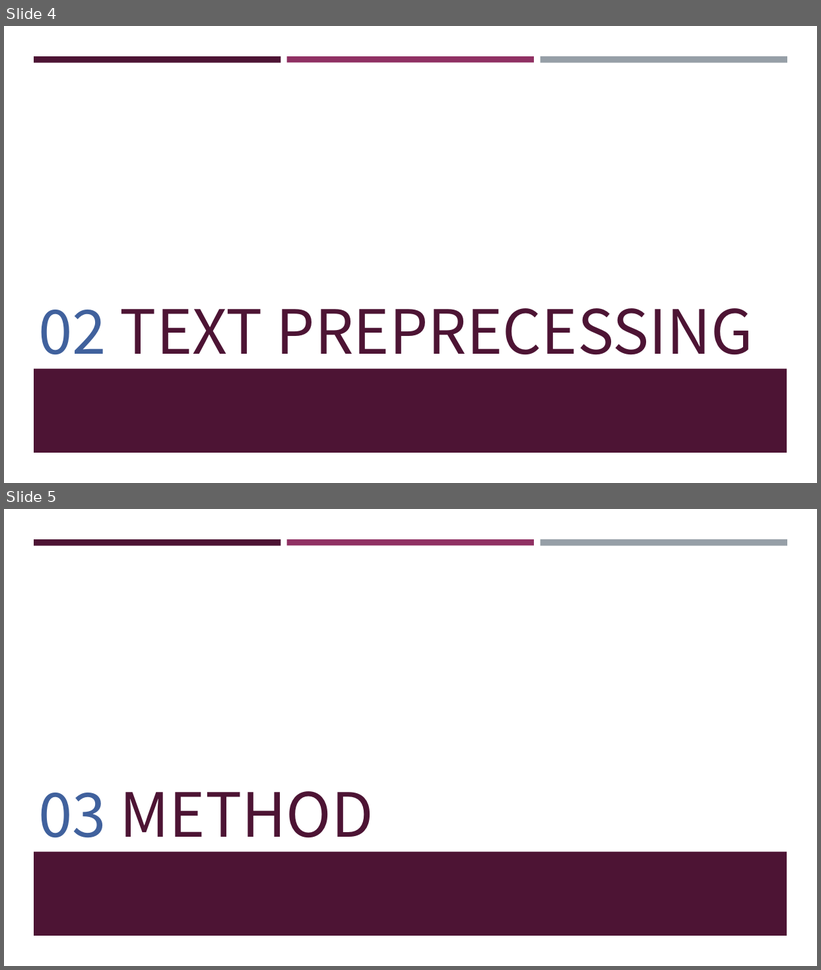
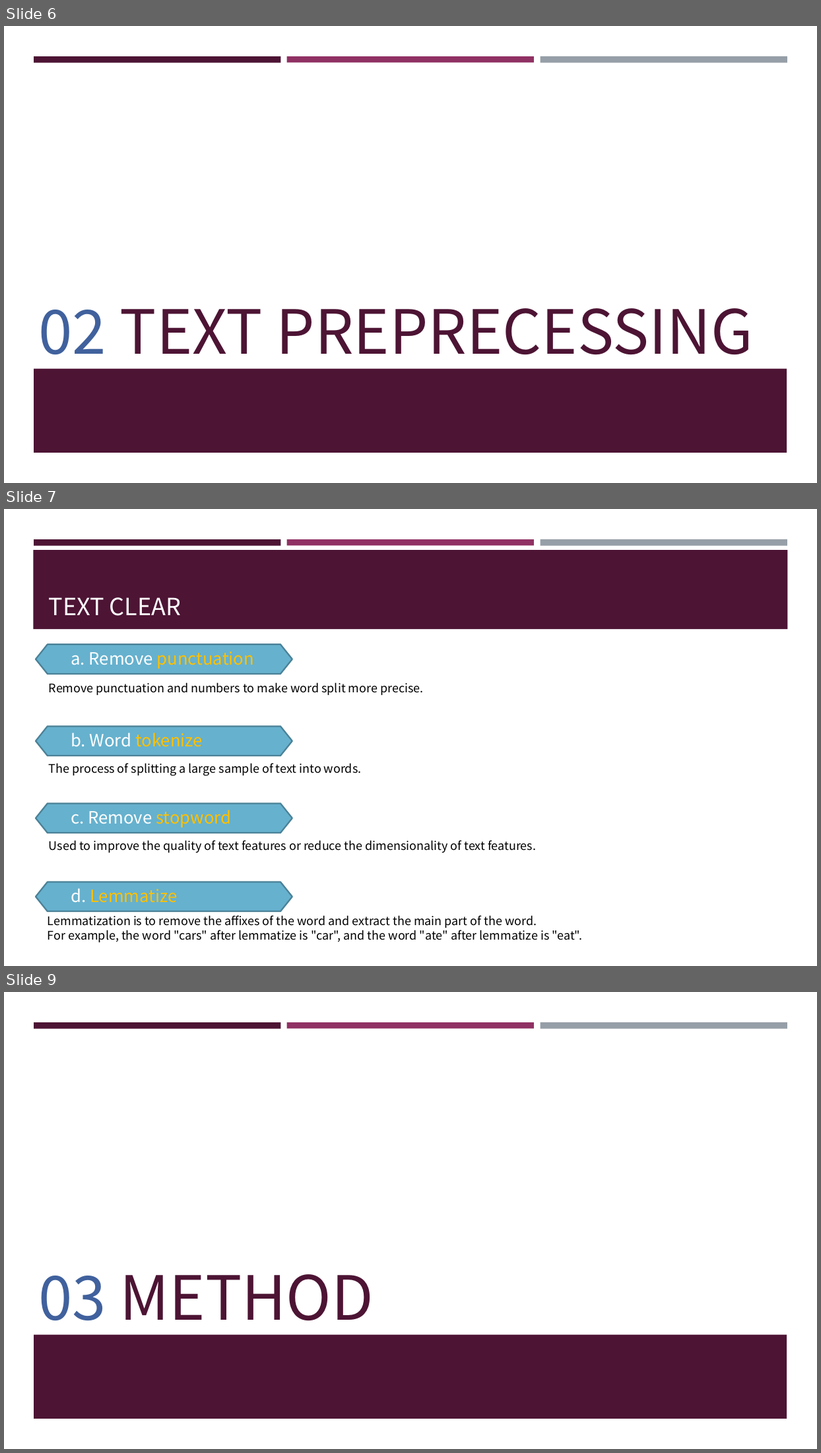
Before and after one commit to frankye1000/NYCU-DigitalMedicine, a slide deck: Case Presentation 1 Data/ppt/case1.pptx. Shown one above the other, each under a label of ours: slides 4 and 5 before the commit, slides 6, 7 and 9 after it; the slides between them are not shown. The pictures are 821x970 and 821x1453 pixels, drawn with LibreOffice and Linux fonts; fonts in the diff are those of the drawing. Boxes give left, top, right and bottom in pixels: in the first picture for what was removed or moved away, otherwise in the second. Text is boxed around its words. In the diff, an @@ line names an element or a change of style, - is before the commit and + after.

```diff
--- a/Case Presentation 1 Data/ppt/case1.pptx
+++ b/Case Presentation 1 Data/ppt/case1.pptx
@@ slide 7 added at [4,509,817,966], background #FFFFFF; not listed: 3 template elements that a slide beside it also shows @@
@@ rectangle added at [33,550,788,629], fill #4D1434 @@
@@ title added at [49,597,181,616], 28 pt, text #FFFEFF @@
+TEXT CLEAR
@@ hexagon added at [36,644,292,674], fill #66B1CE, outline #4B8398 1.75 pt @@
@@ text added at [71,652,254,669], 20 pt, text #FFC000 @@
+a. Remove punctuation
@@ text added at [49,683,423,695], 14 pt, text #000000 @@
+Remove punctuation and numbers to make word split more precise.
@@ hexagon added at [36,727,292,756], fill #66B1CE, outline #4B8398 1.75 pt @@
@@ text added at [71,733,203,747], 20 pt, text #FFC000 @@
+b. Word tokenize
@@ text added at [49,763,362,776], 14 pt, text #000000 @@
+The process of splitting a large sample of text into words.
@@ hexagon added at [36,803,292,833], fill #66B1CE, outline #4B8398 1.75 pt @@
@@ text added at [71,810,231,828], 20 pt, text #FFFFFF @@
+c. Remove stopword
@@ text added at [49,840,536,853], 14 pt, text #000000 @@
+Used to improve the quality of text features or reduce the dimensionality of text features.
@@ hexagon added at [36,883,292,912], fill #66B1CE, outline #4B8398 1.75 pt @@
@@ text added at [71,889,177,903], 20 pt, text #FFC000 @@
+d. Lemmatize
@@ text added at [48,916,583,943], 14 pt, text #000000 @@
+Lemmatization is to remove the affixes of the word and extract the main part of the word.
+For example, the word "cars" after lemmatize is "car", and the word "ate" after lemmatize is "eat".
@@ what was slide 4 is now slide 6 @@
@@ what was slide 5 is now slide 9 @@
```
Also in this commit, not shown: 1 slide changed, 9 other slides added, 1 slide removed, 3 other files.
